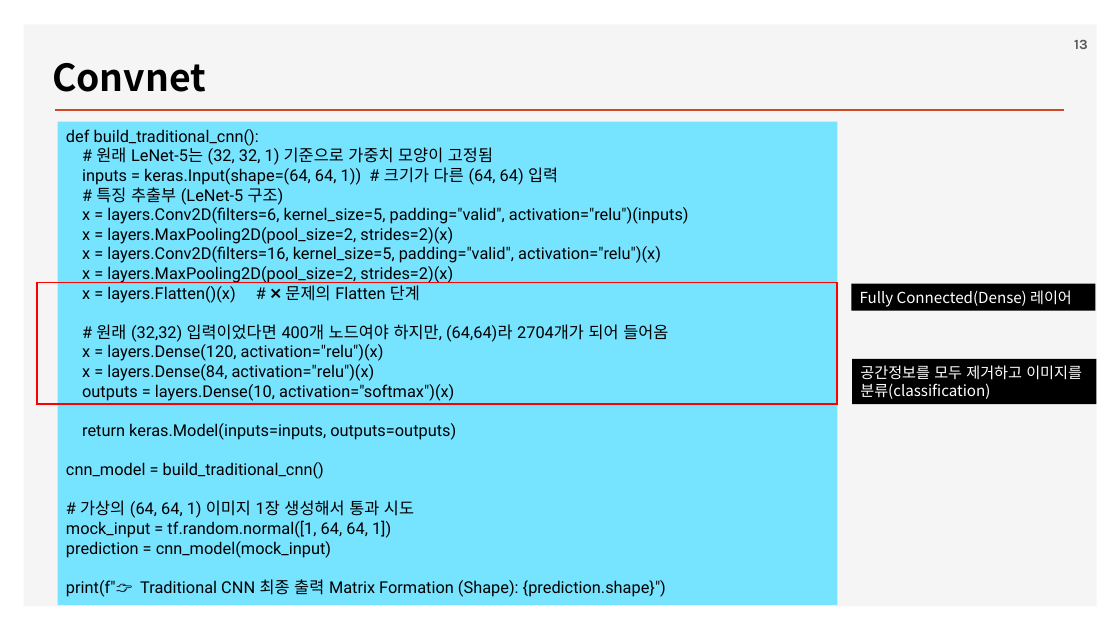
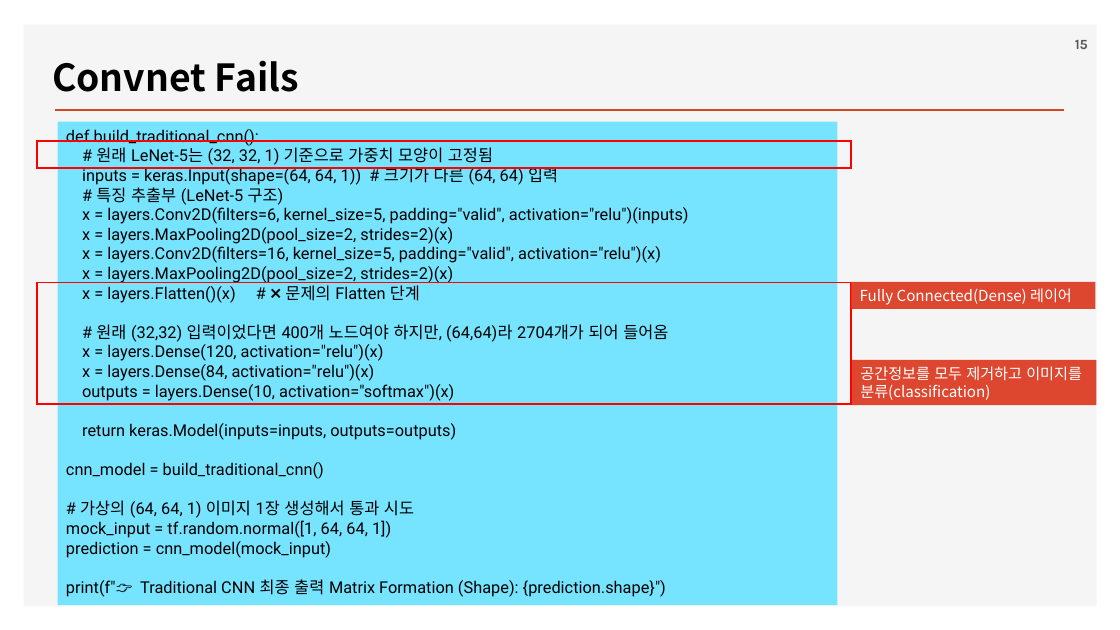
Before and after one commit to ancestor9/2026_Fall_Deep-Learning-with-Python, a slide deck: slide 15 of Chapter 11 Image segmentation.pptx (slide 13 before the commit). Drawn at 1120x630 pixels with LibreOffice and Linux fonts; fonts in the diff are those of the drawing; background and template pictures are left out. Boxes give left, top, right and bottom in pixels: in the first picture for what was removed or moved away, otherwise in the second. Text is boxed around its words. In the diff, an @@ line names an element or a change of style, - is before the commit and + after.

```diff
--- a/Chapter 11 Image segmentation.pptx
+++ b/Chapter 11 Image segmentation.pptx
@@ page number at box(1075, 40, 1088, 49): text changed @@
-13
+15
@@ text at box(52, 60, 299, 92): text changed @@
-Convnet
+Convnet Fails
@@ rectangle added at box(37, 141, 852, 168), outline #FF0000 1.5 pt @@
@@ rectangle: place and size @@
-rectangle at box(37, 282, 838, 404)
+rectangle at box(37, 282, 852, 404)
@@ rectangle "Fully Connected(Dense) 레이어" at box(851, 282, 1096, 309): fill #000000 to #DD462F @@
@@ rectangle "공간정보를 모두 제거하고 이미지를 분류(classification)" at box(853, 360, 1097, 405): fill #000000 to #DD462F @@
```
Also in this commit, not shown: 19 other slides changed, 4 slides added, 3 slides removed.
